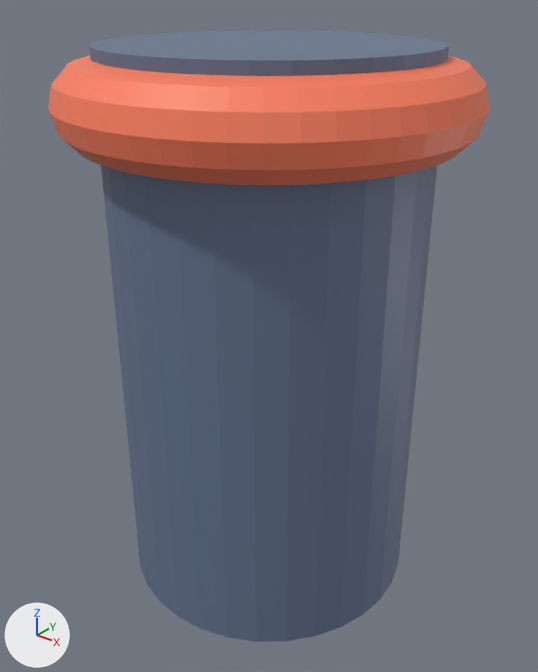
One commit to the Blender file game/meshes/thumper.blend: the scene before it, then after it.
The view is the same before and after, from a 50 mm camera at (2.84, -3.54, 2.15) aimed at (0.01, -0.02, -0.04). Lighting does not change. The marker at lower left points along +X, +Y and +Z.

Script lines for the objects in view, before the commit:
```python
me_cylinder = bpy.data.meshes.new('Cylinder')
me_cylinder.from_pydata(...)  # a 32-sided cylinder along z spanning x -1.0..1.0, y -1.0..1.0, z -1.0..1.0
me_cylinder.materials.append(mat_thumperbodymaterial_001)  # picture img_thumperbodymaterial_001
me_torus = bpy.data.meshes.new('Torus')
me_torus.from_pydata(...)  # 336 vertices, 288 faces; spans x -1.25..1.25, y -1.25..1.25, z -0.25..0.25
me_torus.materials.append(mat_thumperringmaterial_001)  # picture img_thumperringmaterial_001
ob_cylinder = bpy.data.objects.new('Cylinder', me_cylinder)
ob_cylinder.location = (0.0, 0.0, 0.0)
ob_cylinder.scale = (1.0, 1.0, 1.8)
ob_torus = bpy.data.objects.new('Torus', me_torus)
ob_torus.location = (0.0, 0.0, 1.485)
```
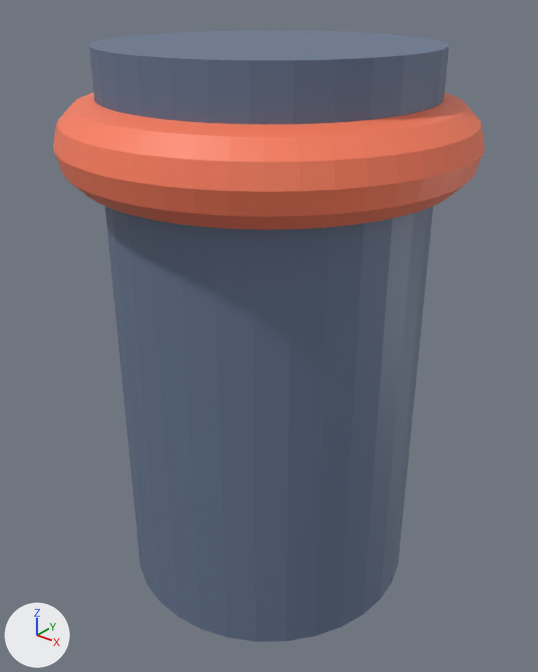
The change, as a diff of the scene's bpy script:
```diff
--- a/game/meshes/thumper.blend.py
+++ b/game/meshes/thumper.blend.py
@@ ob_torus @@
 ob_torus = bpy.data.objects.new('Torus', me_torus)
-ob_torus.location = (0.0, 0.0, 1.485)
+ob_torus.location = (0.0, 0.0, 1.271)
```

Changed parts and their boxes (x1, y1, x2, y2) in the pictures (538 x 672 px):
'Torus', moved: before (48, 55, 490, 186); after (53, 92, 485, 230)
